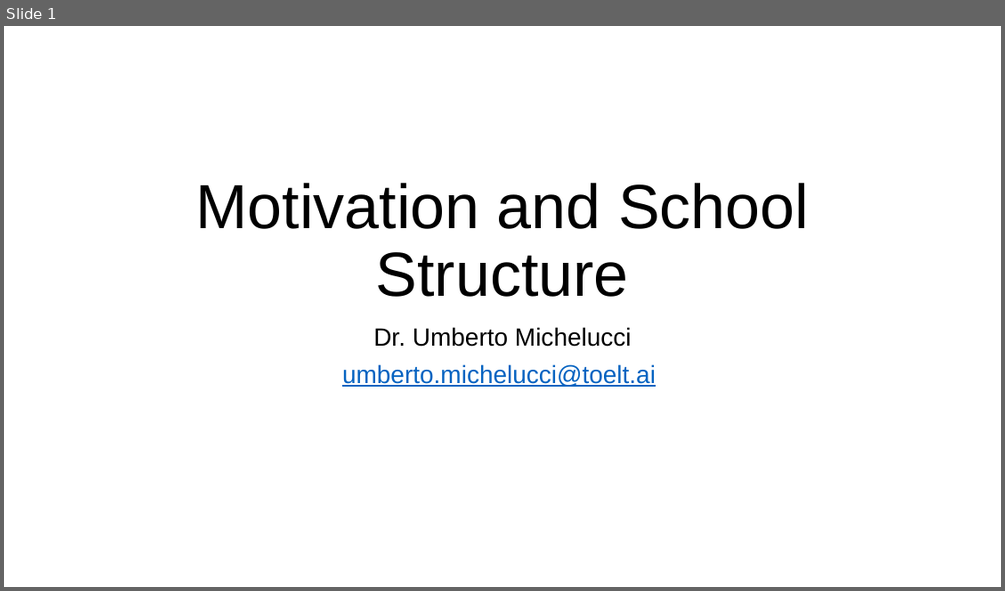
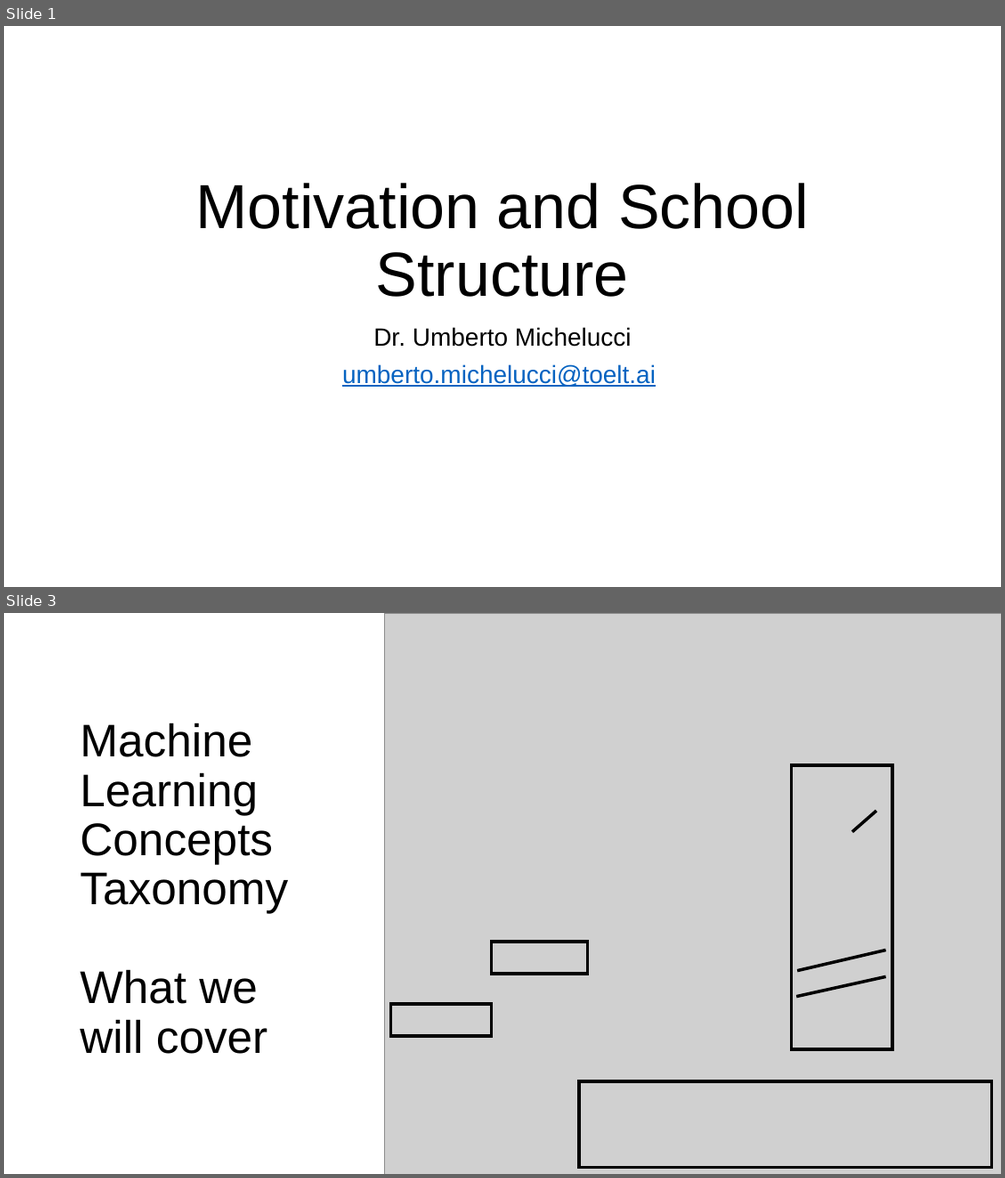
Before and after one commit to toelt-llc/MACHINE-LEARNING-SCHOOL-INAF, a slide deck: DAY1/_00 - Motivation/motivation.pptx. Shown one above the other, each under a label of ours: slide 1 before the commit, slides 1 and 3 after it; the slides between them are not shown. The pictures are 1005x591 and 1005x1178 pixels, drawn with LibreOffice and Linux fonts; fonts in the diff are those of the drawing; grey boxes stand for pictures. Boxes give left, top, right and bottom in pixels: in the first picture for what was removed or moved away, otherwise in the second. Text is boxed around its words. In the diff, an @@ line names an element or a change of style, - is before the commit and + after.

Commit message:
Finished the taxonomy

```diff
--- a/DAY1/_00 - Motivation/motivation.pptx
+++ b/DAY1/_00 - Motivation/motivation.pptx
@@ slide 3 added at (4, 613, 1001, 1174), background #FFFFFF @@
@@ picture added at (384, 613, 1001, 1174) @@
@@ title added at (80, 722, 288, 1054), 44 pt, text #000000 @@
+Machine Learning Concepts Taxonomy
+What we will cover
@@ rectangle added at (792, 765, 892, 1049), outline #000000 3 pt @@
@@ line added from (852, 832) to (877, 811), #000000 3 pt @@
@@ rectangle added at (492, 941, 588, 973), outline #000000 3 pt @@
@@ line added from (797, 971) to (886, 950), #000000 3 pt @@
@@ line added from (797, 997) to (886, 976), #000000 3 pt @@
@@ rectangle added at (390, 1004, 491, 1036), outline #000000 3 pt @@
@@ rectangle added at (579, 1081, 992, 1167), outline #000000 3 pt @@
```
Also in this commit, not shown: 1 other slide added, 2 slides removed, 1 other file.
